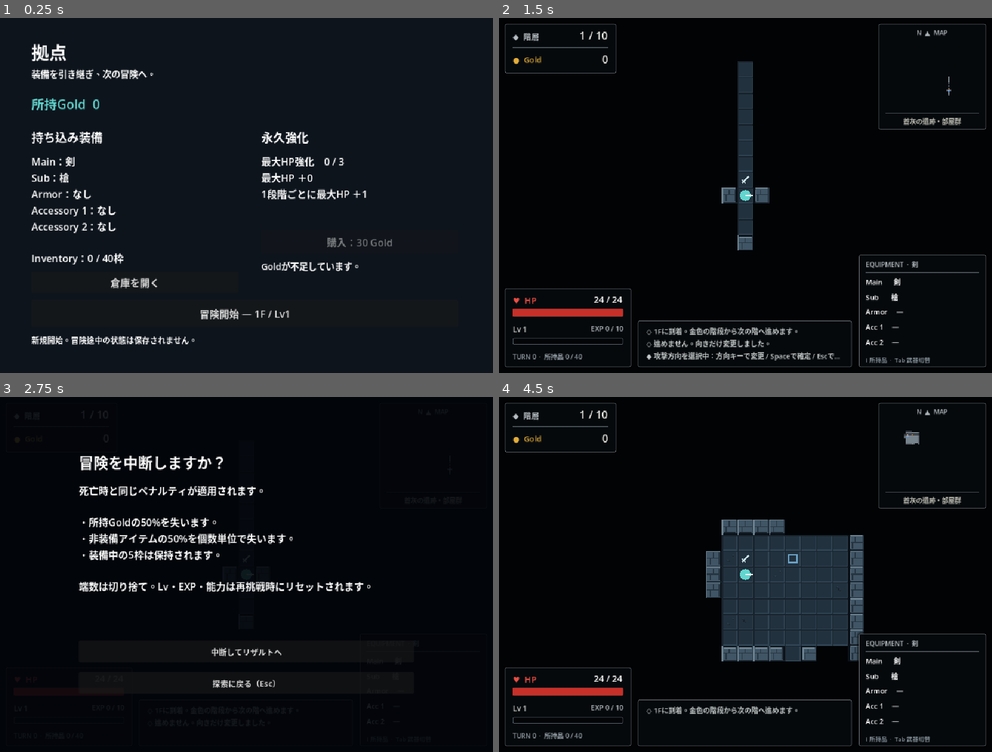
Above: before the commit, frames 1-4 (two rows, left to right).
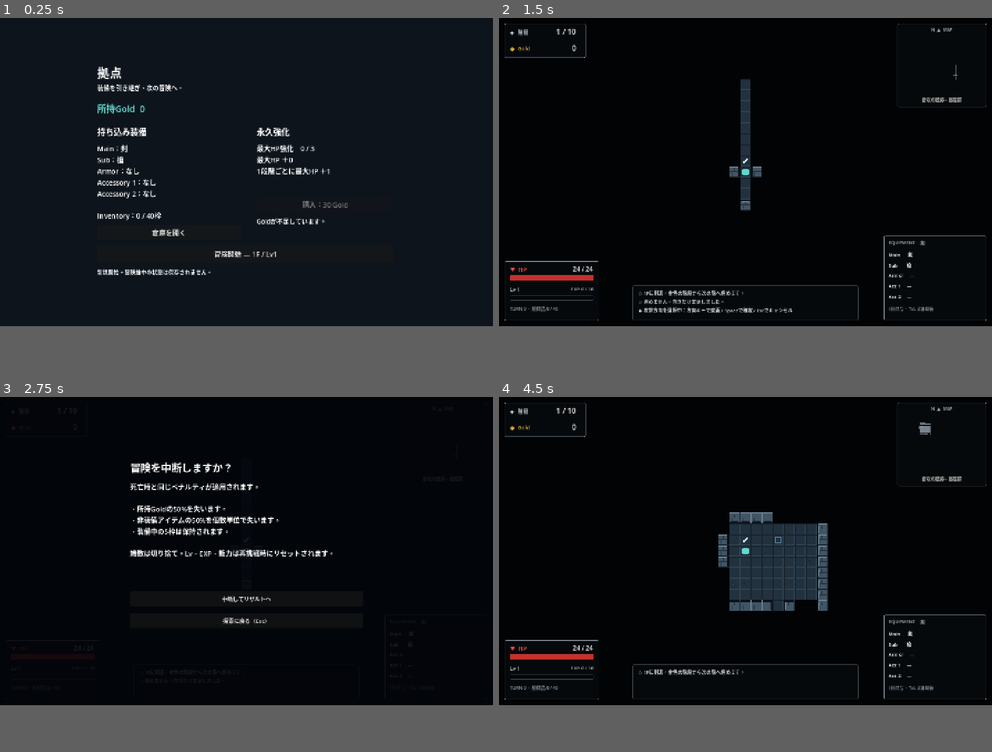
Above: after the commit, the same moments.

Repository: Termnix-IT/DungeonRemnant
Game: Godot game, scene res://game/main.tscn
Two runs of this game, one before a commit and one after it. Both use one fixed random seed, a clock stepped at 60 frames per second and the inputs below.
Inputs (mouse positions are in pixels of both pictures, inside the frame that each line leads up to):
- Up to frame 1 (0.25 s): no input
- Up to frame 2 (1.5 s): click "冒険開始 — 1F / Lv1" at 0.5 s; tap Enter at 1.25 s; move the mouse to (853, 177) at 1.27 s; hold D from 1.28 s (still down); hold Space (attack) from 1.28 s (still down); click (853, 177) at 1.42 s
- Up to frame 3 (2.75 s): tap R (restart) at 2 s; move the mouse to (147, 592) at 2.02 s; release D at 2.03 s; release Space (attack) at 2.03 s; hold S from 2.03 s (still down); tap Space (attack) at 2.1 s; click (147, 592) at 2.17 s
- Up to frame 4 (4.5 s): release S at 2.75 s; click "中断してリザルトへ" at 2.75 s; click "拠点へ戻る（R）" at 3.5 s; click "冒険開始 — 1F / Lv1" at 4.25 s
In our replay, the window is 800x576 before the commit and 800x500 after it. These sizes can differ from the game's own. Grey fills any space a smaller window leaves; there, only what the larger window draws over its background counts as a difference.

The runs differ from the first frame. In frame 1, 6.6% of the frame differs, in the area x 6-80%, y 7-93%; in frame 2, 7.4%; in frame 3, 5.5%; in frame 4, 13%, in the area x 1-99%, y 1-99%.

Commit message:
fix: polish anchored UI layouts for 1440x900

Diff:
--- a/rogue-like-play/game/hub/hub.gd
+++ b/rogue-like-play/game/hub/hub.gd
@@ -14,6 +14,7 @@
 var warehouse_button: Button
 @onready var warehouse_panel: WarehousePanel = $WarehousePanel
 var _state: RunCarryover
+var _content: Control
 
 
 func _ready() -> void:
@@ -21,6 +22,17 @@
 	background.color = Color("0d141c")
 	background.set_anchors_and_offsets_preset(Control.PRESET_FULL_RECT)
 	add_child(background)
+	_content = Control.new()
+	_content.name = "Content"
+	add_child(_content)
+	_content.set_anchors_and_offsets_preset(Control.PRESET_CENTER)
+	_content.grow_horizontal = Control.GROW_DIRECTION_BOTH
+	_content.grow_vertical = Control.GROW_DIRECTION_BOTH
+	_content.offset_left = -500.0
+	_content.offset_right = 500.0
+	_content.offset_top = -360.0
+	_content.offset_bottom = 360.0
+	_content.mouse_filter = Control.MOUSE_FILTER_IGNORE
 	_label("拠点", Vector2(64, 42), Vector2(800, 50), 36)
 	_label("装備を引き継ぎ、次の冒険へ。", Vector2(64, 100), Vector2(800, 30), 18)
 	gold_label = _label("", Vector2(64, 154), Vector2(850, 40), 26)
@@ -49,7 +61,7 @@
 	label.size = size
 	label.autowrap_mode = TextServer.AUTOWRAP_WORD_SMART
 	label.add_theme_font_size_override("font_size", font_size)
-	add_child(label)
+	_content.add_child(label)
 	return label
 
 
@@ -60,7 +72,7 @@
 	button.size = size
 	button.focus_mode = Control.FOCUS_NONE
 	button.add_theme_font_size_override("font_size", 20)
-	add_child(button)
+	_content.add_child(button)
 	return button
 
 
--- a/rogue-like-play/project.godot
+++ b/rogue-like-play/project.godot
@@ -17,8 +17,8 @@
 
 [display]
 
-window/size/viewport_width=1000
-window/size/viewport_height=720
+window/size/viewport_width=1440
+window/size/viewport_height=900
 window/stretch/mode="canvas_items"
 
 [physics]
--- /dev/null
+++ b/rogue-like-play/tests/test_ui_layout.gd
@@ -0,0 +1,66 @@
+extends SceneTree
+
+var failures := 0
+
+
+func _initialize() -> void:
+	call_deferred("run_tests")
+
+
+func check(ok: bool, message: String) -> void:
+	if not ok:
+		failures += 1
+		push_error(message)
+
+
+func centered(control: Control) -> void:
+	var viewport := root.get_visible_rect()
+	var rect := control.get_global_rect()
+	check(rect.get_center().distance_to(viewport.get_center()) < 1.0, "%s stays centered" % control.name)
+	check(viewport.encloses(rect), "%s fits the viewport" % control.name)
+
+
+func settle() -> void:
+	for frame in 3:
+		await process_frame
+
+
+func run_tests() -> void:
+	var main := preload("res://game/main.tscn").instantiate()
+	main.saving_enabled = false
+	root.add_child(main)
+	await settle()
+	var hub = main.get_node("Hub")
+	centered(hub.get_node("Content"))
+	hub.warehouse_button.pressed.emit()
+	await settle()
+	centered(hub.warehouse_panel.get_node("Panel"))
+	hub.warehouse_panel.hide()
+	hub.start_button.pressed.emit()
+	await settle()
+	var run = main.active_run
+	var hud = run.get_node("HUD")
+	var panels: Array[Control] = []
+	for path in ["TopLeft", "TopRight", "BottomLeft", "Log", "BottomRight"]:
+		var panel: Control = hud.get_node(path)
+		var safe_rect := root.get_visible_rect().grow(-15.0)
+		check(safe_rect.encloses(panel.get_global_rect()), "%s keeps edge padding" % path)
+		for other in panels:
+			check(not panel.get_global_rect().intersects(other.get_global_rect()), "HUD panels do not overlap")
+		panels.append(panel)
+	run.inventory_panel.present(run.turns.player)
+	await settle()
+	centered(run.inventory_panel.get_node("Panel"))
+	run.inventory_panel.hide()
+	run.ability_choice.show()
+	await settle()
+	centered(run.ability_choice.get_node("Panel"))
+	run.ability_choice.hide()
+	run.result_panel.confirm_abort()
+	await settle()
+	centered(run.result_panel.get_node("Panel"))
+	run.finish_run(false)
+	await settle()
+	centered(run.result_panel.get_node("Panel"))
+	print("UI layout: ", "passed" if failures == 0 else "FAILED")
+	quit(0 if failures == 0 else 1)
--- a/rogue-like-play/ui/ability_choice.tscn
+++ b/rogue-like-play/ui/ability_choice.tscn
@@ -4,14 +4,24 @@
 layer = 10
 script = ExtResource("1")
 [node name="Shade" type="ColorRect" parent="."]
-offset_right = 1000.0
-offset_bottom = 720.0
+anchors_preset = 15
+anchor_right = 1.0
+anchor_bottom = 1.0
+grow_horizontal = 2
+grow_vertical = 2
 color = Color(0.01, 0.02, 0.03, 0.9)
 [node name="Panel" type="Panel" parent="."]
-offset_left = 180.0
-offset_top = 130.0
-offset_right = 820.0
-offset_bottom = 590.0
+anchors_preset = 8
+anchor_left = 0.5
+anchor_top = 0.5
+anchor_right = 0.5
+anchor_bottom = 0.5
+offset_left = -320.0
+offset_top = -230.0
+offset_right = 320.0
+offset_bottom = 230.0
+grow_horizontal = 2
+grow_vertical = 2
 [node name="Title" type="Label" parent="Panel"]
 offset_left = 28.0
 offset_top = 22.0
--- a/rogue-like-play/ui/hud.tscn
+++ b/rogue-like-play/ui/hud.tscn
@@ -63,10 +63,10 @@
 visible = false
 
 [node name="TopLeft" type="Panel" parent="."]
-offset_left = 12.0
-offset_top = 12.0
-offset_right = 238.0
-offset_bottom = 112.0
+offset_left = 16.0
+offset_top = 16.0
+offset_right = 254.0
+offset_bottom = 116.0
 mouse_filter = 2
 theme_override_styles/panel = SubResource("PanelStyle")
 
@@ -117,17 +117,21 @@
 text = "0"
 
 [node name="TopRight" type="Panel" parent="."]
-offset_left = 770.0
-offset_top = 12.0
-offset_right = 988.0
-offset_bottom = 226.0
+anchors_preset = 1
+anchor_left = 1.0
+anchor_right = 1.0
+offset_left = -276.0
+offset_top = 16.0
+offset_right = -16.0
+offset_bottom = 260.0
+grow_horizontal = 0
 mouse_filter = 2
 theme_override_styles/panel = SubResource("PanelStyle")
 
 [node name="Heading" type="Label" parent="TopRight"]
 offset_left = 14.0
 offset_top = 9.0
-offset_right = 204.0
+offset_right = 246.0
 offset_bottom = 31.0
 theme_override_colors/font_color = Color(0.67, 0.7, 0.72, 1)
 theme_override_font_sizes/font_size = 13
@@ -137,24 +141,24 @@
 [node name="Minimap" type="Control" parent="TopRight"]
 offset_left = 15.0
 offset_top = 34.0
-offset_right = 203.0
-offset_bottom = 174.0
+offset_right = 245.0
+offset_bottom = 198.0
 mouse_filter = 2
 script = ExtResource("2")
 
 [node name="Divider" type="ColorRect" parent="TopRight"]
 offset_left = 14.0
-offset_top = 180.0
-offset_right = 204.0
-offset_bottom = 181.0
+offset_top = 204.0
+offset_right = 246.0
+offset_bottom = 205.0
 mouse_filter = 2
 color = Color(0.3, 0.34, 0.37, 0.85)
 
 [node name="Area" type="Label" parent="TopRight"]
 offset_left = 10.0
-offset_top = 187.0
-offset_right = 208.0
-offset_bottom = 207.0
+offset_top = 212.0
+offset_right = 250.0
+offset_bottom = 234.0
 theme_override_colors/font_color = Color(0.76, 0.76, 0.72, 1)
 theme_override_font_sizes/font_size = 13
 text = "蒼灰の遺跡・部屋群"
@@ -162,10 +166,14 @@
 text_overrun_behavior = 3
 
 [node name="BottomLeft" type="Panel" parent="."]
-offset_left = 12.0
-offset_top = 548.0
-offset_right = 268.0
-offset_bottom = 708.0
+anchors_preset = 2
+anchor_top = 1.0
+anchor_bottom = 1.0
+offset_left = 16.0
+offset_top = -190.0
+offset_right = 292.0
+offset_bottom = -16.0
+grow_vertical = 0
 mouse_filter = 2
 theme_override_styles/panel = SubResource("PanelStyle")
 
@@ -181,7 +189,7 @@
 [node name="HpValue" type="Label" parent="BottomLeft"]
 offset_left = 90.0
 offset_top = 10.0
-offset_right = 238.0
+offset_right = 258.0
 offset_bottom = 39.0
 theme_override_font_sizes/font_size = 18
 horizontal_alignment = 2
@@ -190,7 +198,7 @@
 [node name="HpBar" type="ProgressBar" parent="BottomLeft"]
 offset_left = 16.0
 offset_top = 42.0
-offset_right = 240.0
+offset_right = 260.0
 offset_bottom = 57.0
 mouse_filter = 2
 theme_override_styles/background = SubResource("BarBackground")
@@ -209,7 +217,7 @@
 [node name="ExpValue" type="Label" parent="BottomLeft"]
 offset_left = 100.0
 offset_top = 72.0
-offset_right = 240.0
+offset_right = 260.0
 offset_bottom = 96.0
 theme_override_colors/font_color = Color(0.72, 0.75, 0.77, 1)
 theme_override_font_sizes/font_size = 14
@@ -219,7 +227,7 @@
 [node name="ExpBar" type="ProgressBar" parent="BottomLeft"]
 offset_left = 16.0
 offset_top = 101.0
-offset_right = 240.0
+offset_right = 260.0
 offset_bottom = 114.0
 mouse_filter = 2
 theme_override_styles/background = SubResource("BarBackground")
@@ -229,42 +237,56 @@
 [node name="Meta" type="Label" parent="BottomLeft"]
 offset_left = 16.0
 offset_top = 128.0
-offset_right = 240.0
+offset_right = 260.0
 offset_bottom = 150.0
 theme_override_colors/font_color = Color(0.58, 0.62, 0.65, 1)
 theme_override_font_sizes/font_size = 13
 text = "TURN 0  ·  所持品 0 / 40"
 
 [node name="Log" type="Panel" parent="."]
-offset_left = 282.0
-offset_top = 614.0
-offset_right = 716.0
-offset_bottom = 708.0
+anchors_preset = 7
+anchor_left = 0.5
+anchor_top = 1.0
+anchor_right = 0.5
+anchor_bottom = 1.0
+offset_left = -330.0
+offset_top = -118.0
+offset_right = 330.0
+offset_bottom = -16.0
+grow_horizontal = 2
+grow_vertical = 0
 mouse_filter = 2
 theme_override_styles/panel = SubResource("PanelStyle")
 
 [node name="Entries" type="Label" parent="Log"]
 offset_left = 17.0
 offset_top = 10.0
-offset_right = 417.0
-offset_bottom = 84.0
+offset_right = 643.0
+offset_bottom = 92.0
 theme_override_colors/font_color = Color(0.78, 0.8, 0.8, 1)
 theme_override_font_sizes/font_size = 14
 text = "◇ 探索を開始しました。"
 text_overrun_behavior = 3
 
 [node name="BottomRight" type="Panel" parent="."]
-offset_left = 730.0
-offset_top = 480.0
-offset_right = 988.0
-offset_bottom = 708.0
+anchors_preset = 3
+anchor_left = 1.0
+anchor_top = 1.0
+anchor_right = 1.0
+anchor_bottom = 1.0
+offset_left = -316.0
+offset_top = -264.0
+offset_right = -16.0
+offset_bottom = -16.0
+grow_horizontal = 0
+grow_vertical = 0
 mouse_filter = 2
 theme_override_styles/panel = SubResource("PanelStyle")
 
 [node name="Title" type="Label" parent="BottomRight"]
 offset_left = 14.0
 offset_top = 9.0
-offset_right = 244.0
+offset_right = 286.0
 offset_bottom = 34.0
 theme_override_colors/font_color = Color(0.68, 0.71, 0.73, 1)
 theme_override_font_sizes/font_size = 13
@@ -273,7 +295,7 @@
 [node name="Divider" type="ColorRect" parent="BottomRight"]
 offset_left = 14.0
 offset_top = 36.0
-offset_right = 244.0
+offset_right = 286.0
 offset_bottom = 37.0
 mouse_filter = 2
 color = Color(0.3, 0.34, 0.37, 0.85)
@@ -281,7 +303,7 @@
 [node name="Rows" type="VBoxContainer" parent="BottomRight"]
 offset_left = 14.0
 offset_top = 44.0
-offset_right = 244.0
+offset_right = 286.0
 offset_bottom = 201.0
 theme_override_constants/separation = 2
 
@@ -313,7 +335,7 @@
 [node name="Hint" type="Label" parent="BottomRight"]
 offset_left = 14.0
 offset_top = 204.0
-offset_right = 244.0
+offset_right = 286.0
 offset_bottom = 222.0
 theme_override_colors/font_color = Color(0.52, 0.57, 0.6, 1)
 theme_override_font_sizes/font_size = 12
@@ -321,10 +343,14 @@
 
 [node name="Boss" type="Label" parent="."]
 visible = false
-offset_left = 320.0
+anchors_preset = 10
+anchor_left = 0.5
+anchor_right = 0.5
+offset_left = -220.0
 offset_top = 14.0
-offset_right = 680.0
+offset_right = 220.0
 offset_bottom = 50.0
+grow_horizontal = 2
 theme_override_colors/font_color = Color(0.94, 0.7, 0.46, 1)
 theme_override_font_sizes/font_size = 18
 theme_override_styles/normal = SubResource("BossBackground")
--- a/rogue-like-play/ui/inventory_panel.tscn
+++ b/rogue-like-play/ui/inventory_panel.tscn
@@ -4,14 +4,24 @@
 layer = 8
 script = ExtResource("1")
 [node name="Shade" type="ColorRect" parent="."]
-offset_right = 1000.0
-offset_bottom = 720.0
+anchors_preset = 15
+anchor_right = 1.0
+anchor_bottom = 1.0
+grow_horizontal = 2
+grow_vertical = 2
 color = Color(0.01, 0.02, 0.03, 0.92)
 [node name="Panel" type="Panel" parent="."]
-offset_left = 50.0
-offset_top = 80.0
-offset_right = 950.0
-offset_bottom = 650.0
+anchors_preset = 8
+anchor_left = 0.5
+anchor_top = 0.5
+anchor_right = 0.5
+anchor_bottom = 0.5
+offset_left = -450.0
+offset_top = -285.0
+offset_right = 450.0
+offset_bottom = 285.0
+grow_horizontal = 2
+grow_vertical = 2
 [node name="Title" type="Label" parent="Panel"]
 offset_left = 24.0
 offset_top = 20.0
@@ -41,7 +51,7 @@
 offset_right = 876.0
 offset_bottom = 314.0
 focus_mode = 0
-text = "Main / Subを切り替える（1ターン）"
+text = "Main / Subを切り替える（ターン消費なし）"
 [node name="Description" type="Label" parent="Panel"]
 offset_left = 432.0
 offset_top = 334.0
--- a/rogue-like-play/ui/run_result.gd
+++ b/rogue-like-play/ui/run_result.gd
@@ -20,10 +20,16 @@
 	shade.set_anchors_and_offsets_preset(Control.PRESET_FULL_RECT)
 	add_child(shade)
 	var panel := VBoxContainer.new()
-	panel.position = Vector2(160, 110)
-	panel.size = Vector2(680, 500)
+	panel.name = "Panel"
 	panel.add_theme_constant_override("separation", 20)
 	add_child(panel)
+	panel.set_anchors_and_offsets_preset(Control.PRESET_CENTER)
+	panel.grow_horizontal = Control.GROW_DIRECTION_BOTH
+	panel.grow_vertical = Control.GROW_DIRECTION_BOTH
+	panel.offset_left = -340.0
+	panel.offset_right = 340.0
+	panel.offset_top = -250.0
+	panel.offset_bottom = 250.0
 	title_label = Label.new()
 	title_label.add_theme_font_size_override("font_size", 30)
 	panel.add_child(title_label)
--- a/rogue-like-play/ui/warehouse_panel.tscn
+++ b/rogue-like-play/ui/warehouse_panel.tscn
@@ -23,11 +23,18 @@
 color = Color(0.01, 0.02, 0.03, 0.94)
 
 [node name="Panel" type="Panel" parent="."]
-layout_mode = 0
-offset_left = 50.0
-offset_top = 55.0
-offset_right = 950.0
-offset_bottom = 665.0
+layout_mode = 1
+anchors_preset = 8
+anchor_left = 0.5
+anchor_top = 0.5
+anchor_right = 0.5
+anchor_bottom = 0.5
+offset_left = -450.0
+offset_top = -305.0
+offset_right = 450.0
+offset_bottom = 305.0
+grow_horizontal = 2
+grow_vertical = 2
 
 [node name="Title" type="Label" parent="Panel"]
 offset_left = 24.0
Not shown, added: rogue-like-play/tests/test_ui_layout.gd.uid
